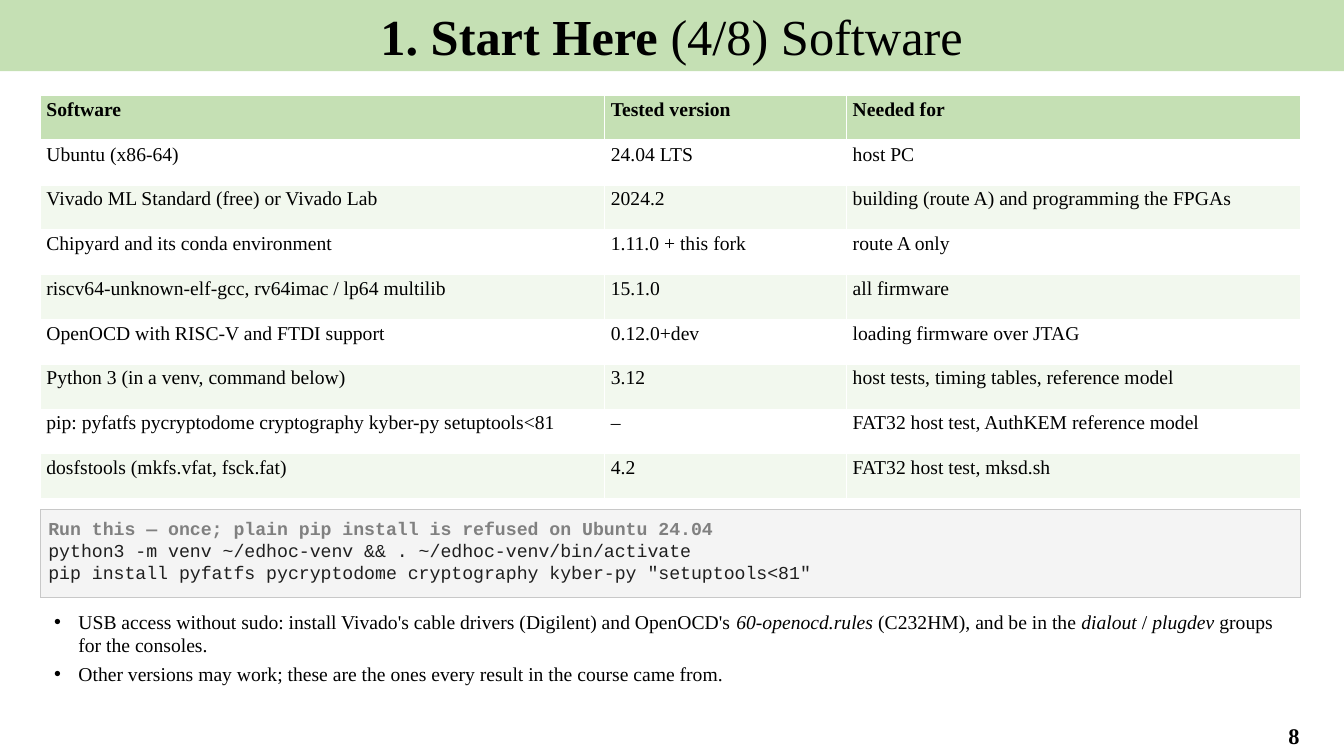
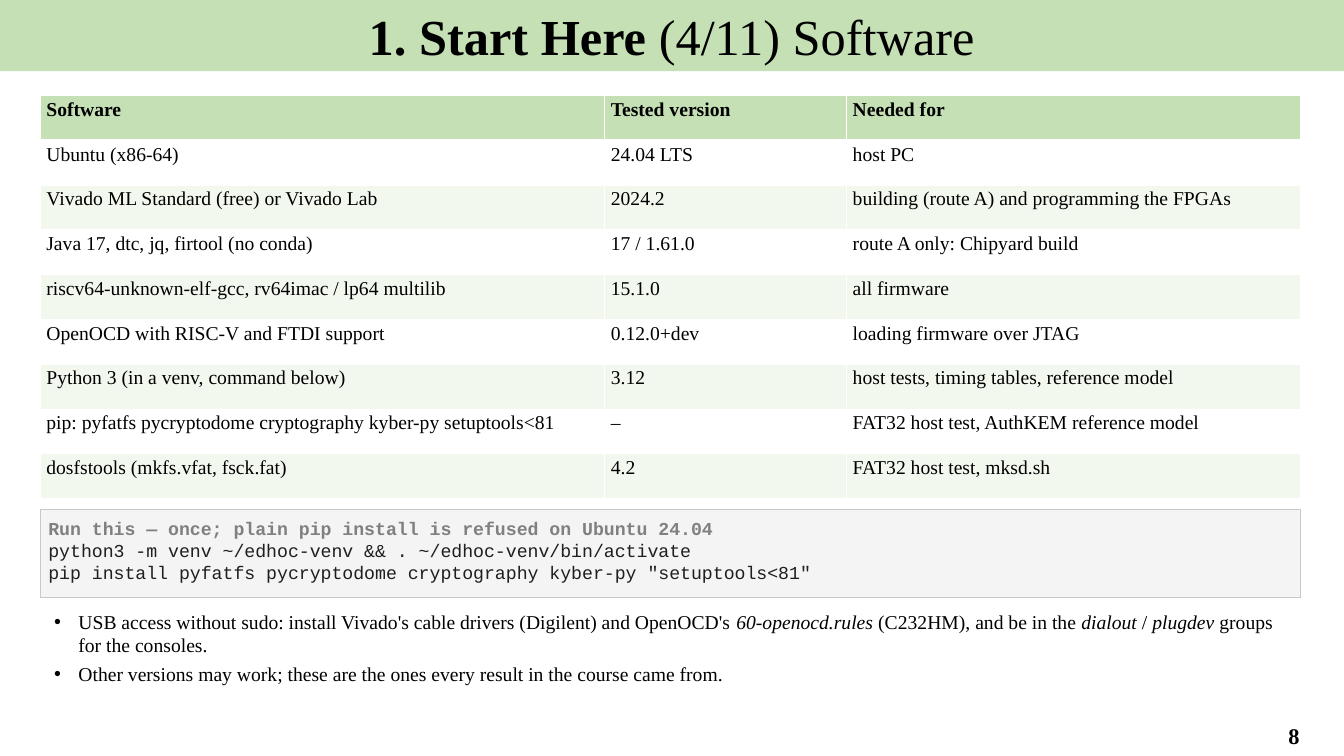
Before and after one commit to Khaiduy/chipyard-edhoc, a slide deck: slide 8 of fpga/sw/export/docs/slides/01_EDHOC_SoC_on_Arty_A7-100T.pptx. Drawn at 1344x756 pixels with LibreOffice and Linux fonts; fonts in the diff are those of the drawing. Boxes give left, top, right and bottom in pixels: in the first picture for what was removed or moved away, otherwise in the second. Text is boxed around its words. In the diff, an @@ line names an element or a change of style, - is before the commit and + after.

Commit message:
docs: no-conda setup, tested on a clean Ubuntu 24.04
Install only what the course uses: apt packages (incl. jq, JDK 17, dtc),
riscv-gnu-toolchain 2025.06.07 from source (with the moved newlib/binutils
mirrors), the Chipyard submodule script and firtool 1.61.0. No Verilator,
FireSim or FireMarshal. New Lesson 1 slides for Vivado, the tools and
route A; the closure recipe is split in two Vivado runs so a crash after
routing only repeats the short part.

```diff
--- a/fpga/sw/export/docs/slides/01_EDHOC_SoC_on_Arty_A7-100T.pptx
+++ b/fpga/sw/export/docs/slides/01_EDHOC_SoC_on_Arty_A7-100T.pptx
@@ text in rectangle at bbox=[369, 19, 975, 65]: text changed @@
-1. Start Here (4/8) Software
+1. Start Here (4/11) Software
@@ table at bbox=[40, 96, 1301, 499] @@
-row 4: Chipyard and its conda environment | 1.11.0 + this fork | route A only
+row 4: Java 17, dtc, jq, firtool (no conda) | 17 / 1.61.0 | route A only: Chipyard build
```
Also in this commit, not shown: 10 other slides changed, 3 slides added, 7 other files.
